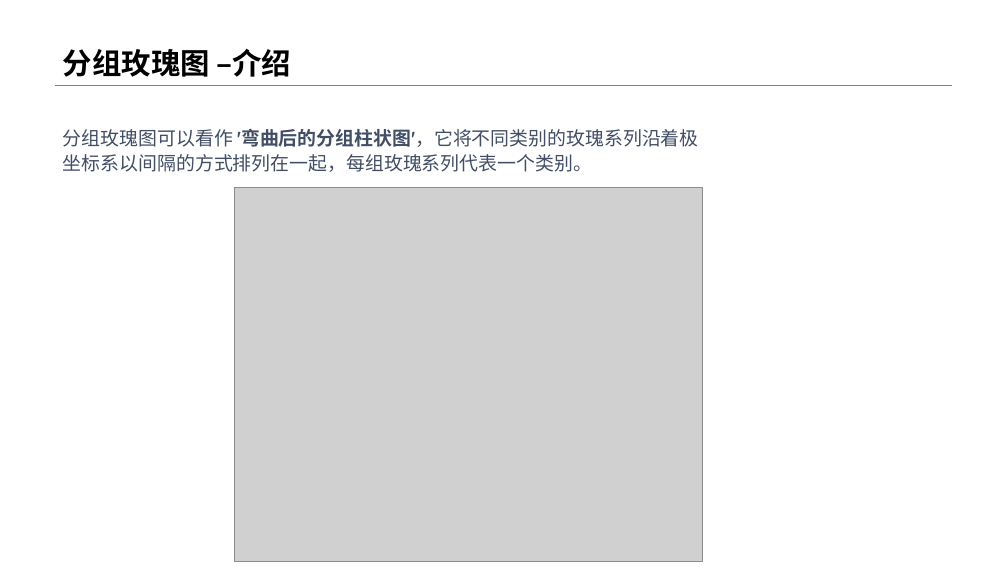
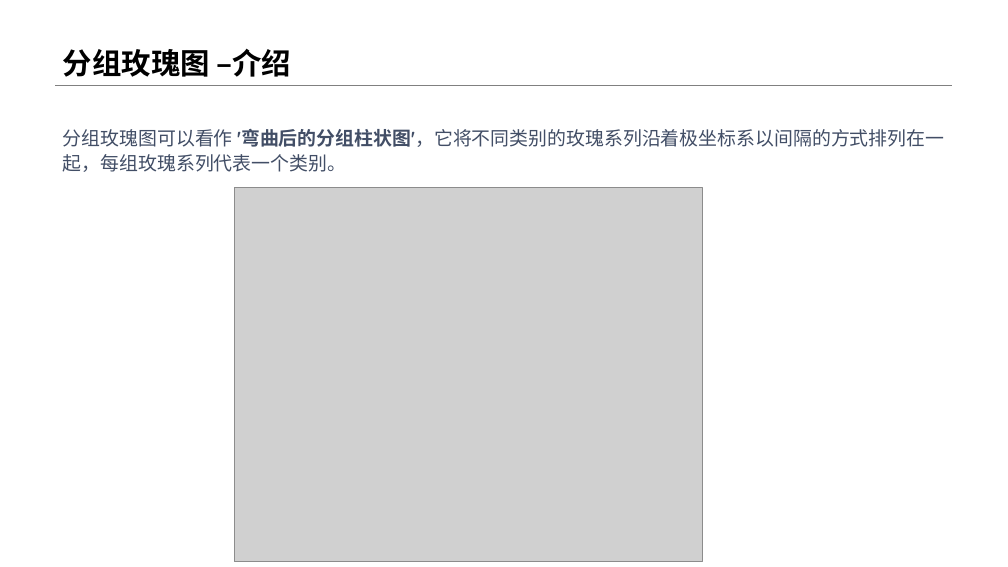
Before and after one commit to menglin1997/vchartCourse, a slide deck: slide 6 of code/Chapter 3 - Vchart Type/23-Rose/23-Rose.pptx. Drawn at 1008x567 pixels with LibreOffice and Linux fonts; fonts in the diff are those of the drawing; grey boxes stand for pictures. Boxes give left, top, right and bottom in pixels: in the first picture for what was removed or moved away, otherwise in the second. Text is boxed around its words. In the diff, an @@ line names an element or a change of style, - is before the commit and + after.

```diff
--- a/code/Chapter 3 - Vchart Type/23-Rose/23-Rose.pptx
+++ b/code/Chapter 3 - Vchart Type/23-Rose/23-Rose.pptx
@@ text "分组玫瑰图可以看作 '弯曲后的分组柱状图'，它将不同类别的玫瑰系列沿着极坐标系以间隔的方式排列在一起，每组玫瑰系列代表一 ..." rewrapped from (x1=63, y1=129, x2=699, y2=172) to (x1=63, y1=129, x2=944, y2=172) @@
```
Also in this commit, not shown: 4 other slides changed, 9 other files.
